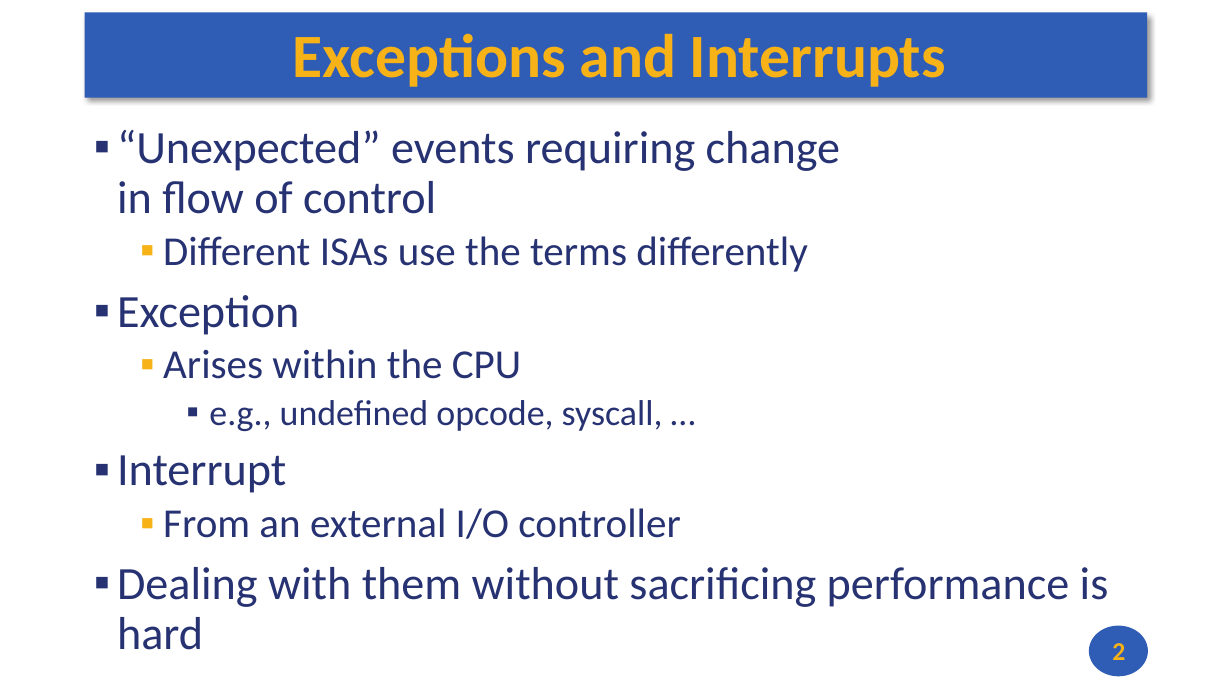
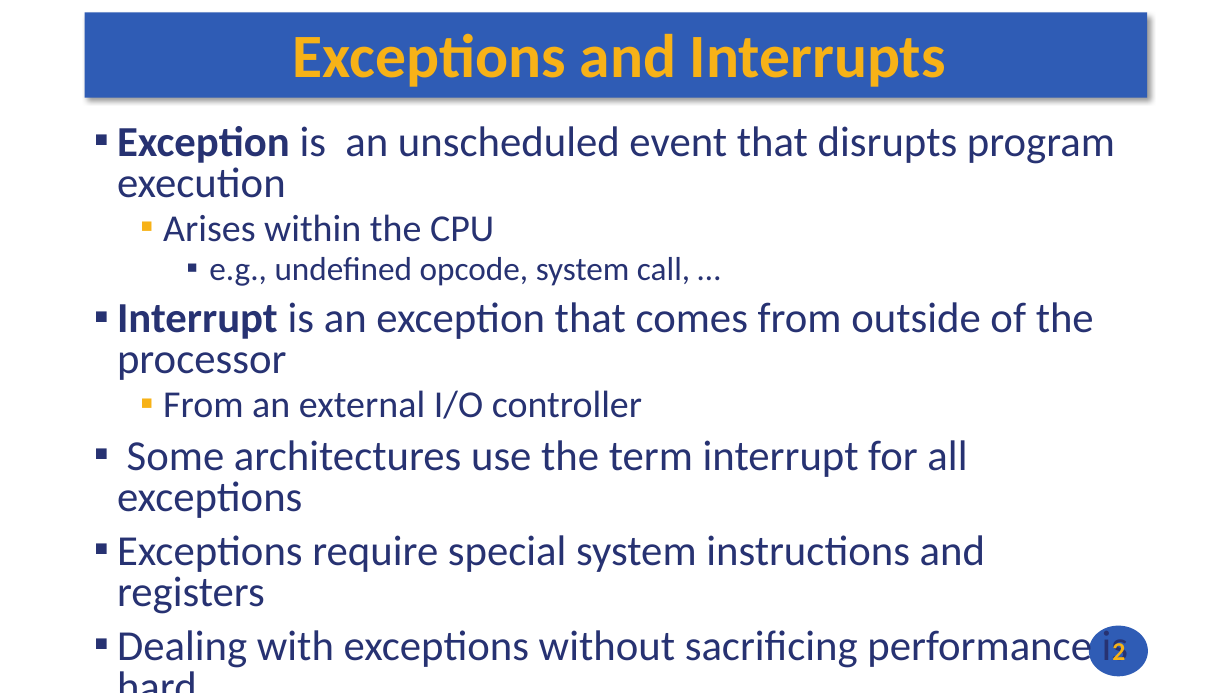
Before and after one commit to andrewt0301/hse-acos-course, a slide deck: slide 2 of docs/part1ca/10_Exceptions/CA_Lecture_10.pptx. Drawn at 1232x693 pixels with LibreOffice and Linux fonts; fonts in the diff are those of the drawing. Boxes give left, top, right and bottom in pixels: in the first picture for what was removed or moved away, otherwise in the second. Text is boxed around its words. In the diff, an @@ line names an element or a change of style, - is before the commit and + after.

```diff
--- a/docs/part1ca/10_Exceptions/CA_Lecture_10.pptx
+++ b/docs/part1ca/10_Exceptions/CA_Lecture_10.pptx
@@ text at (117,126,1115,198): text changed; size 36 to 33.3 pt @@
-▪ “Unexpected” events requiring change
-  in flow of control
-  ▪ Different ISAs use the terms differently
-▪ Exception
+▪ Exception is an unscheduled event that disrupts program execution
@@ text at (163,214,642,419): size 32 to 29.6 pt in "Arises within the CPU", "From an external I/O controller"; line spacing 0.9 to 0.8 @@
@@ text at (117,257,1094,380): text changed; size 28 to 33.3 pt @@
-    ▪ e.g., undefined opcode, syscall, …
-▪ Interrupt
+    ▪ e.g., undefined opcode, system call, …
+▪ Interrupt is an exception that comes from outside of the processor
@@ text at (117,440,1129,668): text changed; size 36 to 33.3 pt @@
-▪ Dealing with them without sacrificing performance is hard
+▪ Some architectures use the term interrupt for all exceptions
+▪ Exceptions require special system instructions and registers
+▪ Dealing with exceptions without sacrificing performance is hard
```
Also in this commit, not shown: 4 other slides changed, 4 slides added, 13 slides removed, 2 other files.
